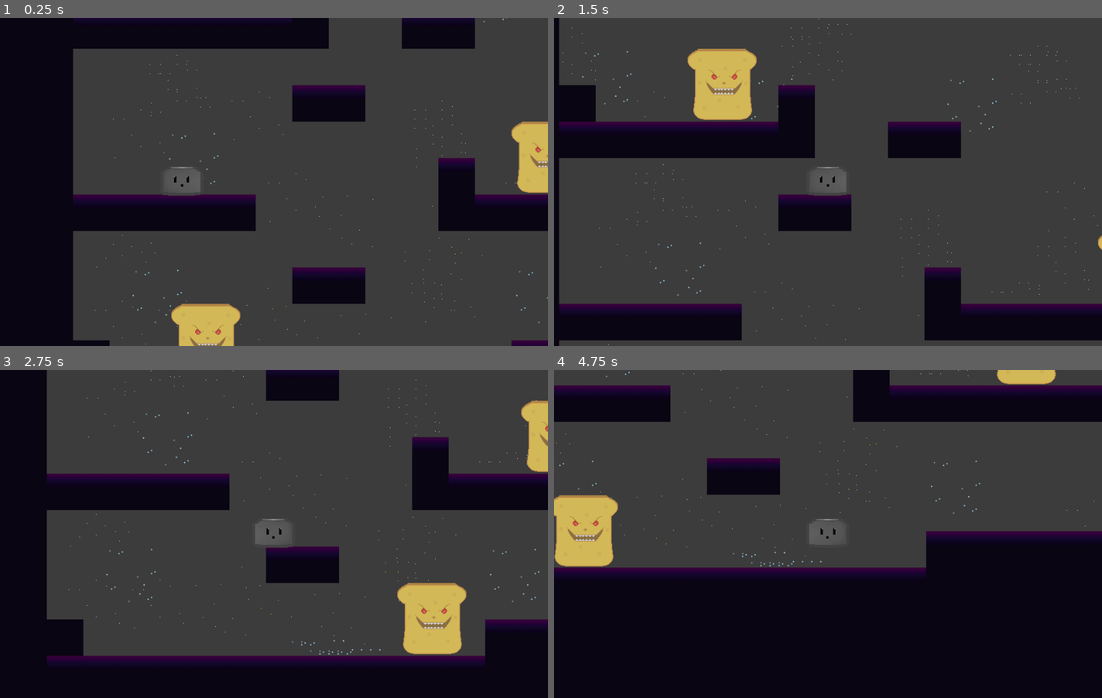
Above: before the commit, frames 1-4 (two rows, left to right).
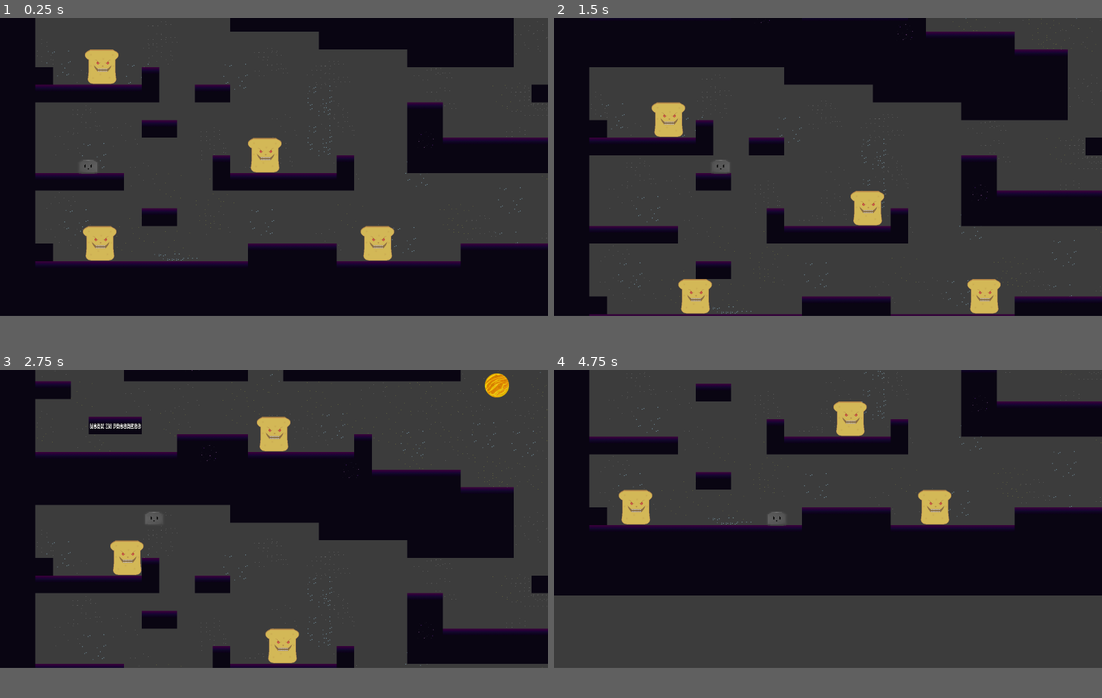
Above: after the commit, the same moments.

Repository: val-h/project-a
Game: Godot game, scene res://levels/PhysicsLevel.tscn
The game is run twice, just before and just after one commit, with the same random seed, the same clock (stepped at 60 frames per second) and the same inputs.
Inputs:
- Up to frame 1 (0.25 s): no input
- Up to frame 2 (1.5 s): hold W (move_up) 0.53-1.28 s; hold D (move_right) from 0.53 s (still down); tap Space (start_game) at 1.35 s
- Up to frame 3 (2.75 s): tap W (move_up) at 1.52, 1.55, 1.82 s; release D (move_right) at 2.03 s; hold A (move_left) from 2.03 s (still down); hold W (move_up) from 2.03 s (still down)
- Up to frame 4 (4.75 s): release A (move_left) at 2.78 s; release W (move_up) at 2.78 s; hold D (move_right) 2.78-4.28 s; tap Space (start_game) at 2.85, 4.35 s; tap W (move_up) at 3.02, 3.05, 3.32, 4.52, 4.55 s; hold W (move_up) 3.53-4.28 s; hold A (move_left) from 4.28 s (still down)
In our replay, the window is 800x480 before the commit and 800x436 after it. These sizes can differ from the game's own. Grey fills any space a smaller window leaves; there, only what the larger window draws over its background counts as a difference.

The runs differ from the first frame. In frame 1, 47% of the frame differs, in the area x 0-100%, y 0-100%; in frame 2, 47%; in frame 3, 36%; in frame 4, 52%, in the area x 0-100%, y 0-91%.

Commit message:
bug fixes

Diff:
--- a/Project A/Scripts/BreadEnemy.gd
+++ b/Project A/Scripts/BreadEnemy.gd
@@ -9,11 +9,18 @@
 func _on_StompArea_body_entered(body):
 #	if body.global_position.y > $StompArea.global_position.y:
 #		 return
-	$CollisionShape2D.disabled = true
+
+	# Causes the enemy not to be killed, sometimes returns an error
+	# >> can't change state while flushing queries.
+	#$CollisionShape2D.disabled = true
+
 	queue_free()
 
 func _physics_process(delta):
 	velocity.y += gravity * delta
 	if is_on_wall():
 		velocity.x *= -1.0
+
+func _process(delta):
+	# Moved from physics
 	velocity.y = move_and_slide(velocity, FLOOR_NORMAL).y
--- a/Project A/Scripts/Player-physics.gd
+++ b/Project A/Scripts/Player-physics.gd
@@ -2,7 +2,7 @@
 
 onready var player_sprite = $Sprite
 
-export var stomp_impulse = 1000
+export var stomp_impulse = 1200
 
 func _on_EnemyDetector_area_entered(area):
 	velocity = calculate_stomp_velocity(velocity, stomp_impulse)
@@ -11,29 +11,42 @@
 	queue_free()
 
 func _physics_process(delta):
-	var _is_jump_interrupted = Input.is_action_just_released("move_up") and velocity.y < 0.0
+	# This possibly causes the jump problem
+	#var _is_jump_interrupted = Input.is_action_just_released("move_up") and velocity.y < 0.0
+	# maybe not, still the sam result
+
 	var direction = get_direction()
-	velocity = calculate_move_velocity(velocity, direction, speed, _is_jump_interrupted)
-	velocity = move_and_slide(velocity, FLOOR_NORMAL)
+	velocity = calculate_move_velocity(velocity, direction, speed)
 
 func _process(delta):
 	# Flip sprite
 	if velocity.x != 0:
 		player_sprite.flip_h = velocity.x < 0
 
+	# Found the origin of the bug, the project settings don't do much however i set them,
+	# rather the _physics_process and _process methods have to be both used correctly.
+	# When i move the player 'move_and_slide' it creates a stutter and pixel mish-mash for
+	# every sprite object that moves around it(based on the fixed prespective of the player)
+	# UPDATE: absolutely no stutter on moving sprites with this method.
+
+	# NOTE: Now the jump doesn't work properly for the player.
+
+	# Moved from physics
+	velocity = move_and_slide(velocity, FLOOR_NORMAL)
+
 func get_direction():
 	 return Vector2(
 		Input.get_action_strength("move_right") - Input.get_action_strength("move_left"),
-		-1.0 if Input.is_action_just_pressed("move_up") and is_on_floor() else 0.0)
+		-1.0 if Input.get_action_strength("move_up") and is_on_floor() else 0.0)
 
-func calculate_move_velocity(velocity, direction, speed, _is_jump_interrupted):
+func calculate_move_velocity(velocity, direction, speed): # is_jump_interupted removed as an argument
 	var new_velocity = velocity
 	new_velocity.x = speed.x * direction.x
 	new_velocity.y += gravity * get_physics_process_delta_time()
 	if direction.y == -1.0:
 		new_velocity.y = speed.y * direction.y
-	if _is_jump_interrupted:
-		new_velocity.y = 0.0
+#	if _is_jump_interrupted:
+#		new_velocity.y = 0.0
 	return new_velocity
 
 func calculate_stomp_velocity(velocity, impulse):
--- a/Project A/Scripts/game.gd
+++ b/Project A/Scripts/game.gd
@@ -1,7 +1,7 @@
 extends Node2D
 class_name Main
 
-signal playing
+#signal playing
 
 func _ready():
 	pass
--- a/Project A/levels/PhysicsLevel.tscn
+++ b/Project A/levels/PhysicsLevel.tscn
@@ -71,26 +71,22 @@
 
 [node name="SparklingStars" parent="Enviorment" instance=ExtResource( 5 )]
 position = Vector2( 700.164, 190.181 )
-frame = 0
 
 [node name="SparklingStars2" parent="Enviorment" instance=ExtResource( 5 )]
 position = Vector2( 755.217, 516.886 )
+frame = 0
 
 [node name="SparklingStars3" parent="Enviorment" instance=ExtResource( 5 )]
 position = Vector2( 1268.74, 578.257 )
-frame = 0
 
 [node name="SparklingStars4" parent="Enviorment" instance=ExtResource( 5 )]
 position = Vector2( 2394.93, 724.225 )
-frame = 0
 
 [node name="SparklingStars5" parent="Enviorment" instance=ExtResource( 5 )]
 position = Vector2( 1539.65, 1160.12 )
-frame = 0
 
 [node name="SparklingStars6" parent="Enviorment" instance=ExtResource( 5 )]
 position = Vector2( 3487.02, 721.832 )
-frame = 0
 
 [node name="Planet" parent="Enviorment" instance=ExtResource( 6 )]
 position = Vector2( 299.452, 156.788 )
@@ -106,9 +102,13 @@
 
 [node name="Player" parent="." instance=ExtResource( 8 )]
 position = Vector2( 319.435, 1234.71 )
+speed = Vector2( 300, 1000 )
+gravity = 2500.0
+velocity = Vector2( 0, 0 )
+stomp_impulse = 1200
 
 [node name="Music" type="AudioStreamPlayer2D" parent="Player"]
-position = Vector2( -13.4169, -16.6993 )
+position = Vector2( -15.9345, 373.52 )
 stream = ExtResource( 9 )
 autoplay = true
 
--- a/Project A/project.godot
+++ b/Project A/project.godot
@@ -32,11 +32,13 @@
 
 [display]
 
-window/size/width=960
-window/size/height=576
+window/size/width=1980
+window/size/height=1080
 window/size/resizable=false
+window/size/borderless=true
 window/size/fullscreen=true
 window/stretch/mode="viewport"
+window/stretch/aspect="keep"
 
 [input]
 
